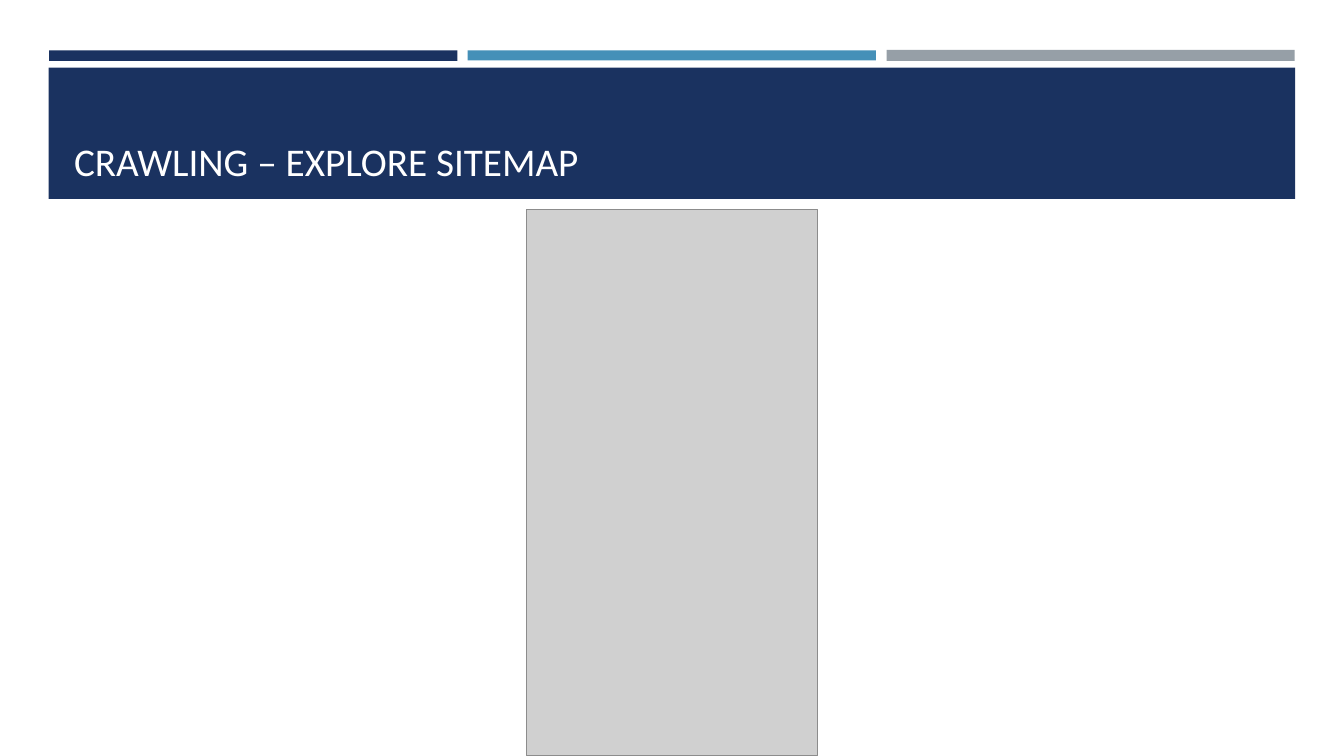
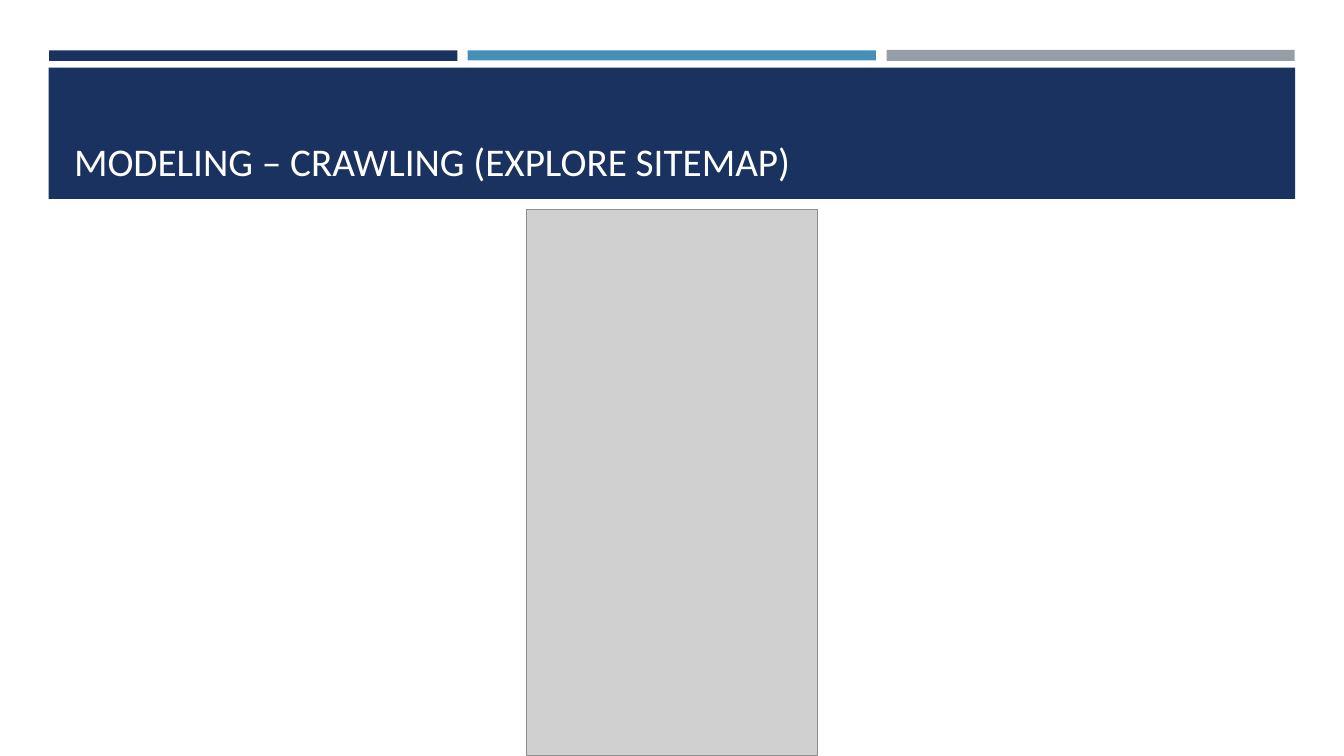
Before and after one commit to seakmengc/find_me, a slide deck: slide 14 of docs/find_me.pptx (slide 10 before the commit). Drawn at 1344x756 pixels with LibreOffice and Linux fonts; fonts in the diff are those of the drawing; grey boxes stand for pictures. Boxes give left, top, right and bottom in pixels: in the first picture for what was removed or moved away, otherwise in the second. Text is boxed around its words. In the diff, an @@ line names an element or a change of style, - is before the commit and + after.

```diff
--- a/docs/find_me.pptx
+++ b/docs/find_me.pptx
@@ title at [74, 147, 790, 182]: text changed @@
-CRAWLING – EXPLORE SITEMAP
+MODELING – CRAWLING (EXPLORE SITEMAP)
```
Also in this commit, not shown: 4 other slides changed, 10 slides added, 3 slides removed, 3 other files.
